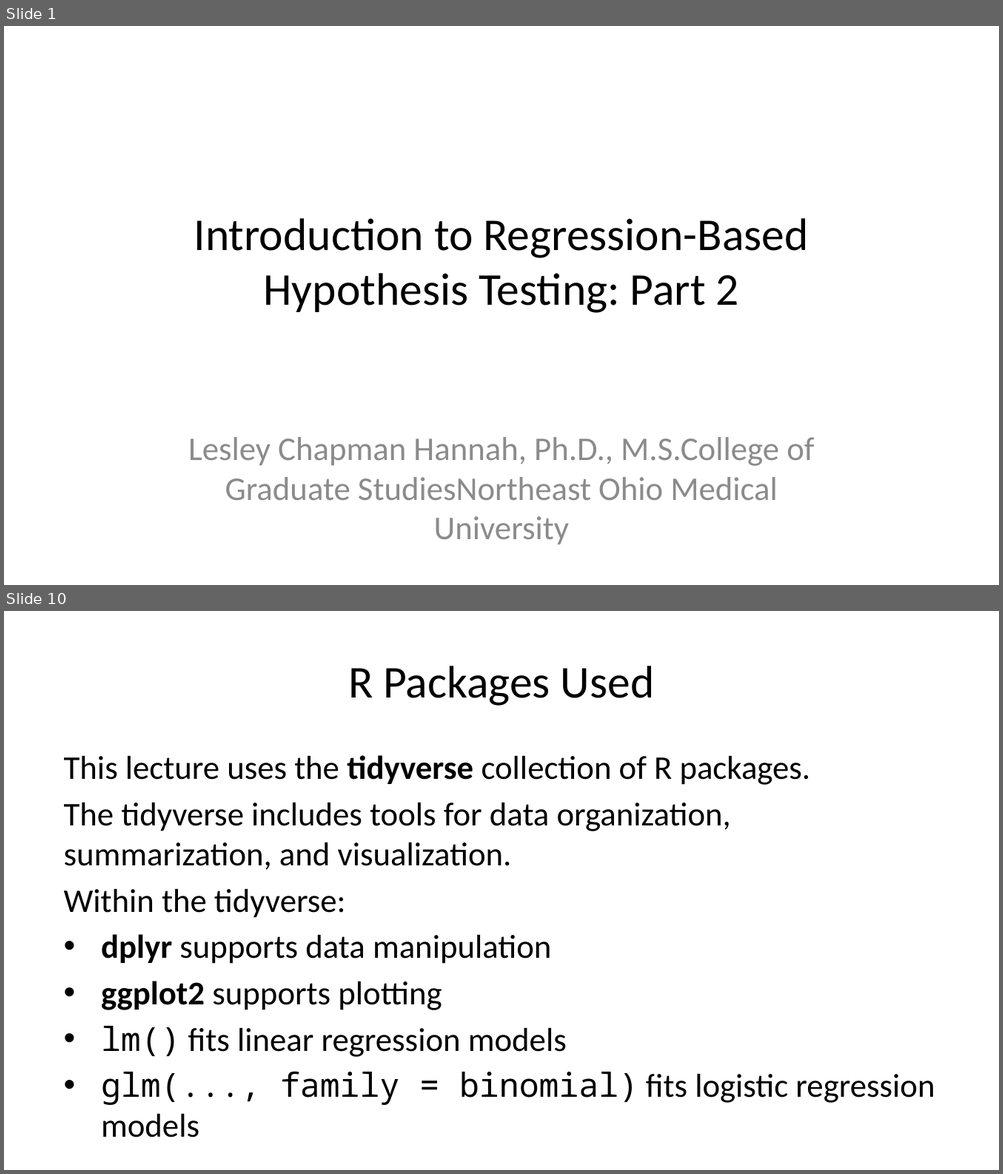
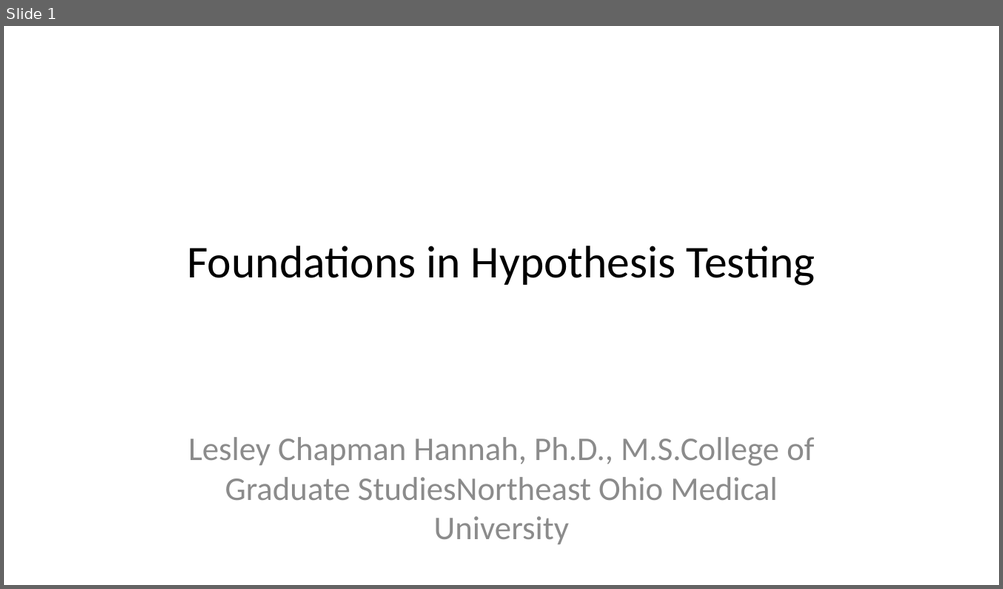
Before and after one commit to lesleymaraina/stats_I_mod_4a_sm1, a slide deck: test_2_082025_pptx.pptx. Shown one above the other, each under a label of ours: slides 1 and 10 before the commit, slide 1 after it; the slides between them are not shown. The pictures are 1003x1174 and 1003x589 pixels, drawn with LibreOffice and Linux fonts; fonts in the diff are those of the drawing. Boxes give left, top, right and bottom in pixels: in the first picture for what was removed or moved away, otherwise in the second. Text is boxed around its words. In the diff, an @@ line names an element or a change of style, - is before the commit and + after.

```diff
--- a/test_2_082025_pptx.pptx
+++ b/test_2_082025_pptx.pptx
@@ slide 10 removed at [4,611,999,1170], background #FFFFFF @@
@@ title removed at [348,666,654,706] @@
-R Packages Used
@@ text removed at [64,755,934,1105] @@
-This lecture uses the tidyverse collection of R packages.
-The tidyverse includes tools for data organization, summarization, and visualization.
-Within the tidyverse:
-• dplyr supports data manipulation
-• ggplot2 supports plotting
-• lm() fits linear regression models
-• glm(..., family = binomial) fits logistic regression models
@@ slide 1 changed as well @@
@@ title at [188,246,815,286]: text changed @@
-Introduction to Regression-Based Hypothesis Testing: Part 2
+Foundations in Hypothesis Testing
```
Also in this commit, not shown: 2 other slides changed, 25 slides added, 22 other slides removed, 4 other files.
